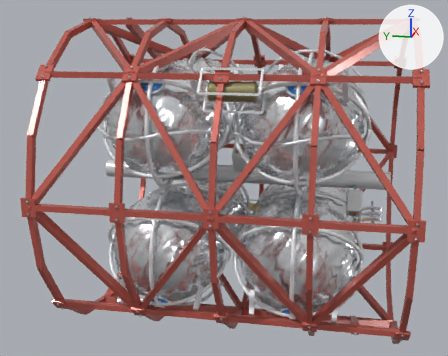
Two versions of the glTF model assets-src/ship-modules/tank-6-rcs.glb, one commit apart.
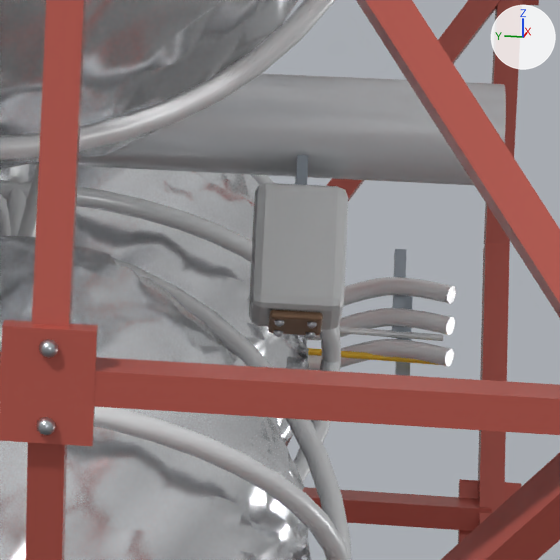
The first picture shows the older version from a 50 mm lens placed at (-11.75, -1.96, 2.85), pointed at (-0.09, 0.37, -0.07). The close-ups show the older and then the newer version on the part from 67% to 89% of the width and 44% to 72% of the height of that picture. Only the edits that show in the close-ups are written down. Lighting does not change. The marker at upper right points along +X, +Y and +Z. Vertices at exactly the same position are counted once.

Names of what the first close-up shows: 'manifold_spine', 'rcs_axial_avionics_box_2', 'rcs_axial_avionics_mounts', 'rcs_axial_avionics_panel_2', 'rcs_red_box_truss', 'rcs_sphere_1_1', 'rcs_sphere_1_2', 'rcs_sphere_1_3', 'rcs_sphere_cage_1_1_1', 'rcs_sphere_cage_1_2_1', 'rcs_sphere_cage_1_2_2', 'rcs_sphere_cage_1_3_2', 'rcs_white_external_pipe_bundle' and 10 more.
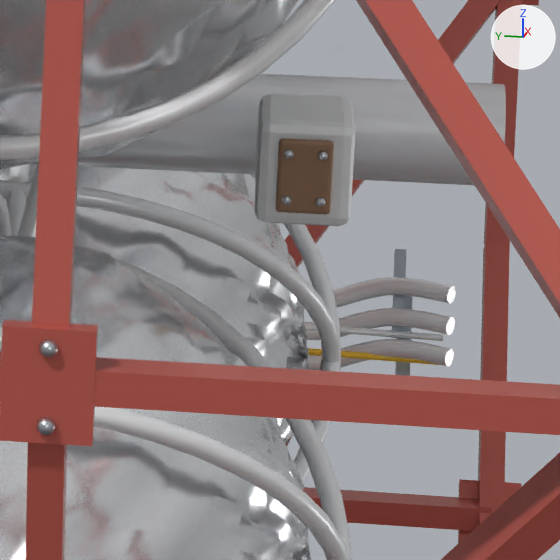
What the commit changed:
me_rcs_axial_avionics_box_2 is used by ob_rcs_axial_avionics_box_2; location (0.0, 0.0, 0.0).
me_rcs_axial_avionics_box_2 had 56 vertices, 108 faces and spanned x -0.463..0.013, y -2.31..-2.01, z -0.643..-0.137.
me_rcs_axial_avionics_box_2 now has 56 vertices, 108 faces and spans x -0.66..-0.24, y -2.31..-2.01, z -0.17..0.17.
me_rcs_axial_avionics_box_2 part 1: the whole mesh is turned 60 degrees about the y axis through the mesh origin.
me_rcs_axial_avionics_panel_2 is used by ob_rcs_axial_avionics_panel_2; location (0.0, 0.0, 0.0).
me_rcs_axial_avionics_panel_2 had 56 vertices, 108 faces and spanned x -0.443..-0.231, y -2.245..-2.075, z -0.651..-0.516.
me_rcs_axial_avionics_panel_2 now has 56 vertices, 108 faces and spans x -0.688..-0.66, y -2.245..-2.075, z -0.12..0.12.
me_rcs_axial_avionics_panel_2 part 2: the whole mesh is turned 60 degrees about the y axis through the mesh origin.
me_rcs_axial_avionics_mounts is used by ob_rcs_axial_avionics_mounts; location (0.0, 0.0, 0.0).
me_rcs_axial_avionics_mounts had 48 vertices, 72 faces and spanned x -0.22..0.24, y -2.18..2.18, z -0.27..0.27.
me_rcs_axial_avionics_mounts now has 48 vertices, 72 faces and spans x -0.24..0.24, y -2.18..2.18, z -0.12..0.24.
me_rcs_axial_avionics_mounts part 3: the loose piece of 8 vertices spanning x -0.22..-0.14, y -2.18..-2.14, z -0.17..-0.06 is turned 60 degrees about the y axis through the mesh origin.
Other edits to the shape of me_rcs_axial_avionics_mounts do not show in these pictures.

Changed parts and their boxes [x1, y1, x2, y2] in the close-ups (560 x 560 px; the box of a moved part takes in the faces that stretch with it):
'rcs_axial_avionics_box_2', turned
    before: [249, 183, 348, 330]
    after: [254, 94, 355, 226]
'rcs_axial_avionics_panel_2', turned
    before: [268, 310, 323, 336]
    after: [276, 138, 334, 215]
part 3 of me_rcs_axial_avionics_mounts, moved or reshaped (not visible afterwards)
    before: [296, 155, 308, 185]
'rcs_sphere_cage_1_3_1', unchanged, uncovered by the edit
    both: [250, 174, 341, 482]
